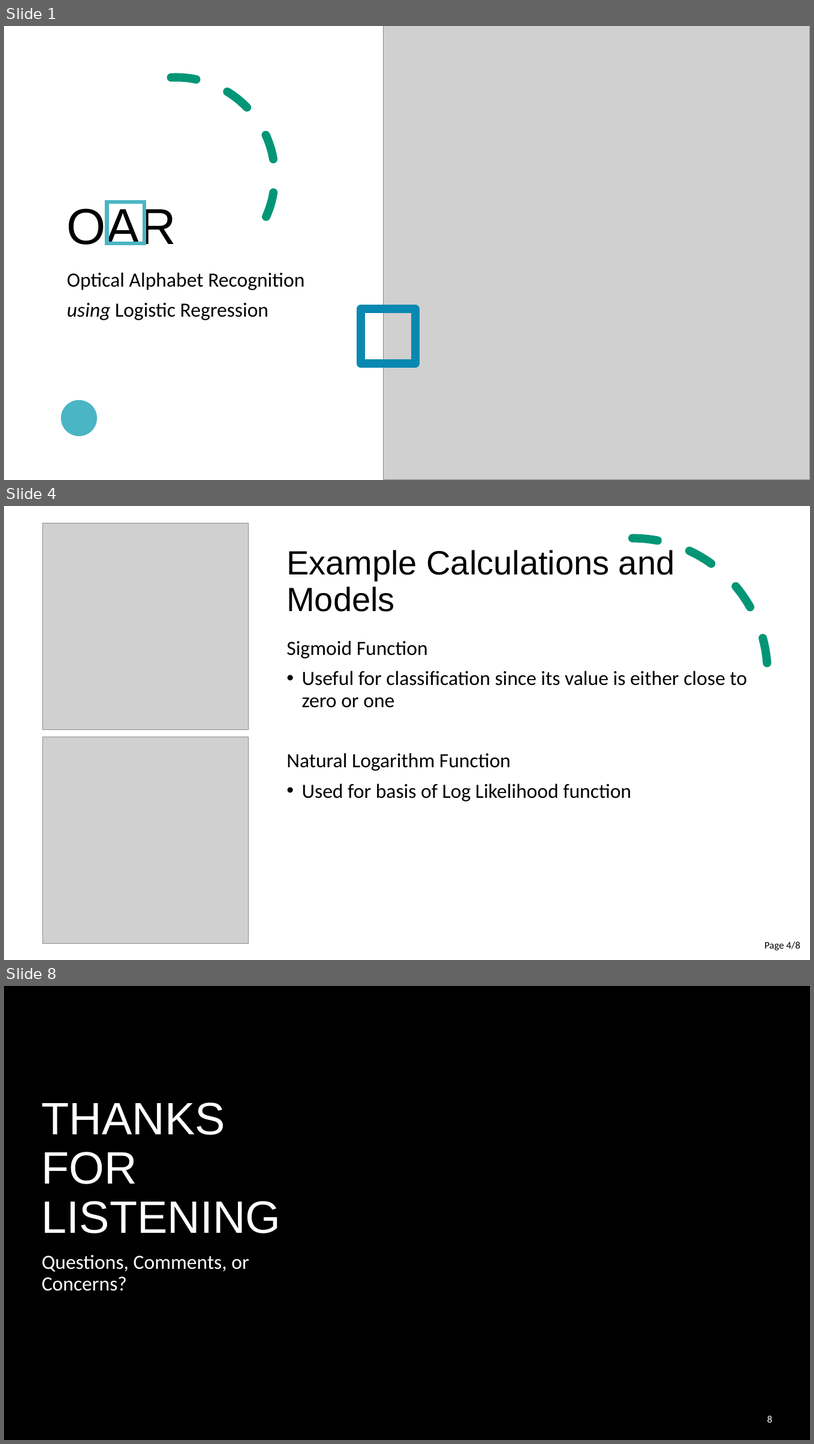
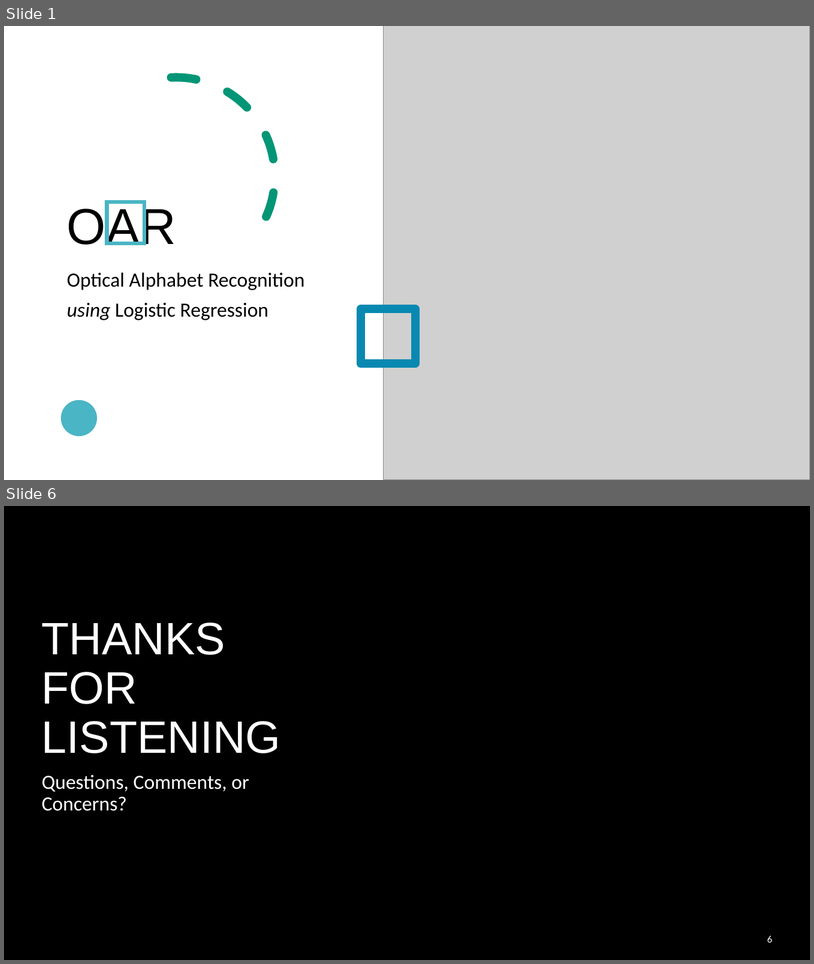
Before and after one commit to cer-hunter/OAR-CAS741, a slide deck: docs/Presentations/VNVPlanPresentation/VNVPlanPresentation.pptx. Shown one above the other, each under a label of ours: slides 1, 4 and 8 before the commit, slides 1 and 6 after it; the slides between them are not shown. The pictures are 814x1444 and 814x964 pixels, drawn with LibreOffice and Linux fonts; fonts in the diff are those of the drawing; grey boxes stand for pictures; background and template pictures are left out. Boxes give left, top, right and bottom in pixels: in the first picture for what was removed or moved away, otherwise in the second. Text is boxed around its words. In the diff, an @@ line names an element or a change of style, - is before the commit and + after.

```diff
--- a/docs/Presentations/VNVPlanPresentation/VNVPlanPresentation.pptx
+++ b/docs/Presentations/VNVPlanPresentation/VNVPlanPresentation.pptx
@@ slide 4 removed at (x1=4, y1=506, x2=810, y2=960), background #FFFFFF @@
@@ rectangle removed at (x1=4, y1=506, x2=810, y2=960) @@
@@ picture removed at (x1=43, y1=523, x2=249, y2=729) @@
@@ freeform shape removed at (x1=698, y1=506, x2=755, y2=529) @@
@@ arc (boxed as its full ellipse) removed at (x1=498, y1=538, x2=768, y2=808) @@
@@ title removed at (x1=287, y1=550, x2=675, y2=612) @@
-Example Calculations and Models
@@ text removed at (x1=287, y1=640, x2=747, y2=801) @@
-Sigmoid Function
-• Useful for classification since its value is either close to zero or one
-Natural Logarithm Function
-• Used for basis of Log Likelihood function
@@ picture removed at (x1=43, y1=736, x2=249, y2=943) @@
@@ freeform shape removed at (x1=12, y1=884, x2=130, y2=960) @@
@@ page number removed at (x1=765, y1=941, x2=800, y2=950) @@
-Page 4/8
@@ what was slide 8 is now slide 6 @@
@@ page number at (x1=768, y1=935, x2=773, y2=942): text changed @@
-8
+6
```
Also in this commit, not shown: 1 slide changed, 3 slides added, 4 other slides removed, 1 other file.
